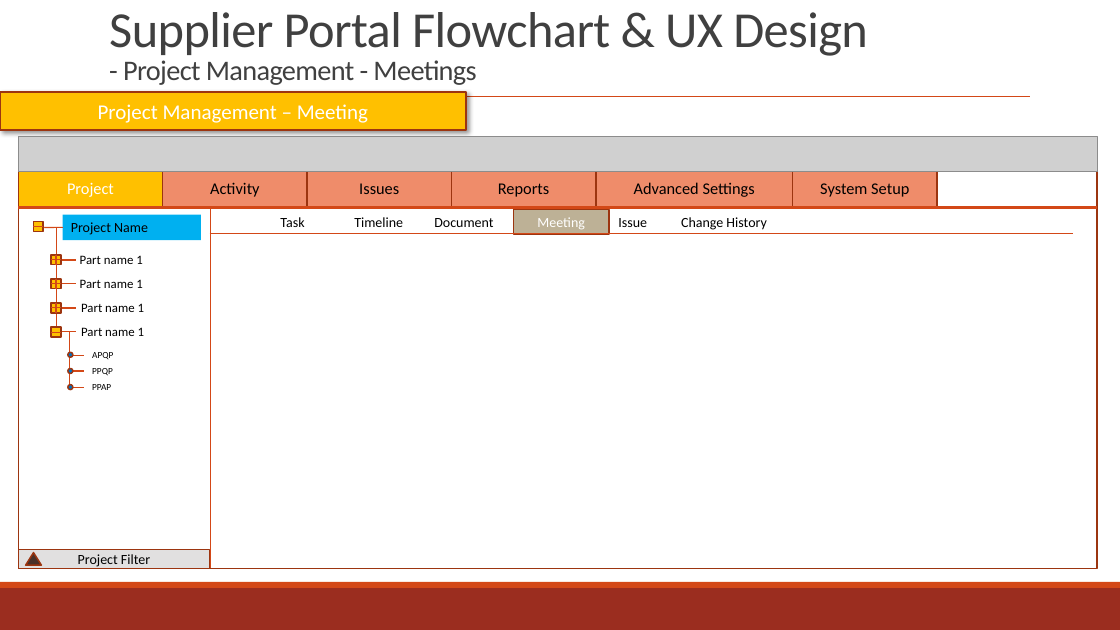
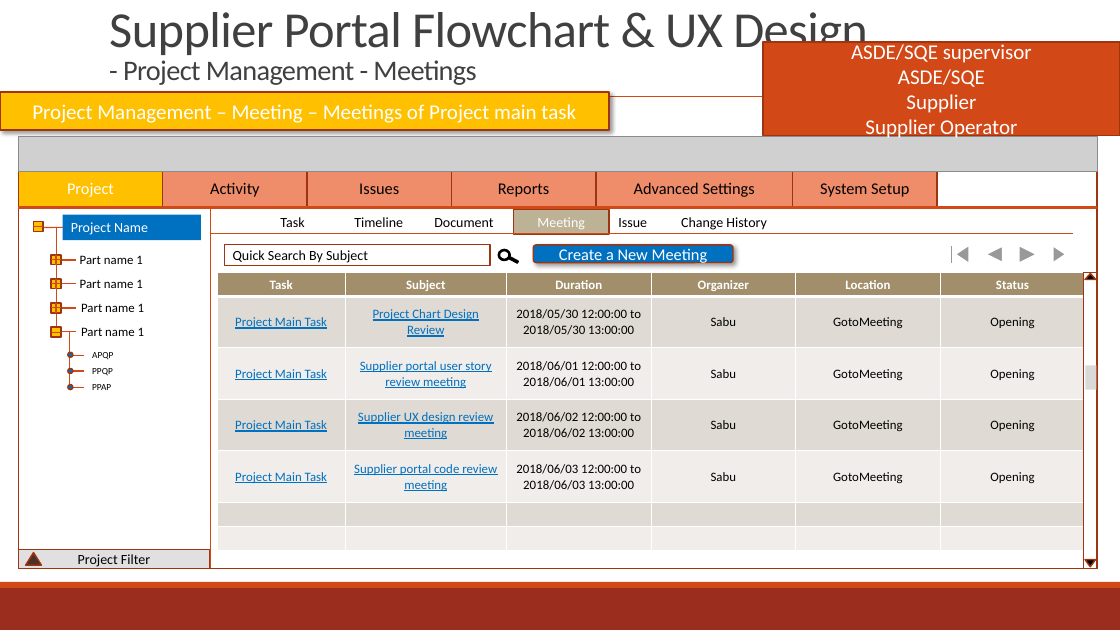
Before and after one commit to zyw9963/YFVE-supplier-portal, a slide deck: slide 142 of projects/YanFeng/02 System Design/User Stories/Flowcharts/Supplier FlowCharts & UX.pptx. Drawn at 1120x630 pixels with LibreOffice and Linux fonts; fonts in the diff are those of the drawing; grey boxes stand for pictures. Boxes give left, top, right and bottom in pixels: in the first picture for what was removed or moved away, otherwise in the second. Text is boxed around its words. In the diff, an @@ line names an element or a change of style, - is before the commit and + after.

```diff
--- a/projects/YanFeng/02 System Design/User Stories/Flowcharts/Supplier FlowCharts & UX.pptx
+++ b/projects/YanFeng/02 System Design/User Stories/Flowcharts/Supplier FlowCharts & UX.pptx
@@ rectangle added at box(763, 42, 1120, 136), fill #D34817, outline #9C3511 1.25 pt, 18 pt, text #FFFFFF @@
+ASDE/SQE supervisor
+ASDE/SQE
+Supplier
+Supplier Operator
@@ rectangle "Project Management – Meeting – ...": place and size @@
-rectangle "Project Management – Meeting – ..." at box(0, 92, 466, 130)
+rectangle "Project Management – Meeting – ..." at box(0, 92, 609, 130)
@@ text in rectangle at box(32, 104, 576, 123): text changed @@
-Project Management – Meeting
+Project Management – Meeting – Meetings of Project main task
@@ rectangle "Project Name" at box(63, 214, 202, 239): text colour #000000 to #FFFFFF; fill #00B0F0 to #0070C0 @@
@@ rectangle added at box(224, 245, 490, 266), fill #FFFFFF, outline #9C3511 1.25 pt, 12 pt, text #000000 @@
+Quick Search By Subject
@@ ellipse added at box(499, 250, 510, 260), fill #FFFFFF, outline #000000 2.25 pt @@
@@ rectangle added at box(504, 255, 518, 264), fill #000000, outline #000000 1.25 pt @@
@@ rounded rectangle added at box(534, 245, 734, 263), fill #0070C0, outline #9C3511 1.25 pt, 14 pt, text #FFFFFF @@
+Create a New Meeting
@@ group added at box(948, 238, 1073, 271): 1 action button back previous, 1 action button forward next, 1 action button end, 1 action button beginning @@
@@ table added at box(218, 273, 1085, 550), 7 rows, 6 columns @@
+Task | Subject | Duration | Organizer | Location | Status
+Project Main Task | Project Chart Design Review | 2018/05/30 12:00:00 to / 2018/05/30 13:00:00 | Sabu | GotoMeeting | Opening
+Project Main Task | Supplier portal user story review meeting | 2018/06/01 12:00:00 to / 2018/06/01 13:00:00 | Sabu | GotoMeeting | Opening
+Project Main Task | Supplier UX design review meeting | 2018/06/02 12:00:00 to / 2018/06/02 13:00:00 | Sabu | GotoMeeting | Opening
+Project Main Task | Supplier portal code review meeting | 2018/06/03 12:00:00 to / 2018/06/03 13:00:00 | Sabu | GotoMeeting | Opening
+ |  |  |  |  | 
+ |  |  |  |  | 
@@ group added at box(1084, 273, 1097, 569): 2 rectangles, 2 flow chart merges @@
```
Also in this commit, not shown: 5 other slides changed, 8 slides added, 2 other files.
